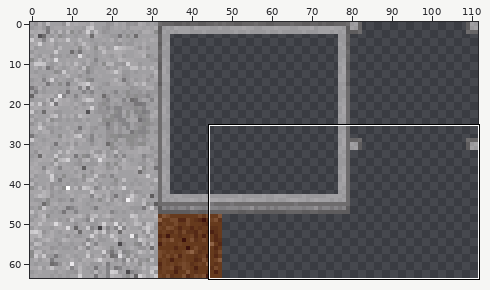
A sprite sheet gets an edit: main/resources/worlds/zesilia_tileset.png. Above: a wide view before the commit, with the close-up outlined.
Close-up. The starting point:
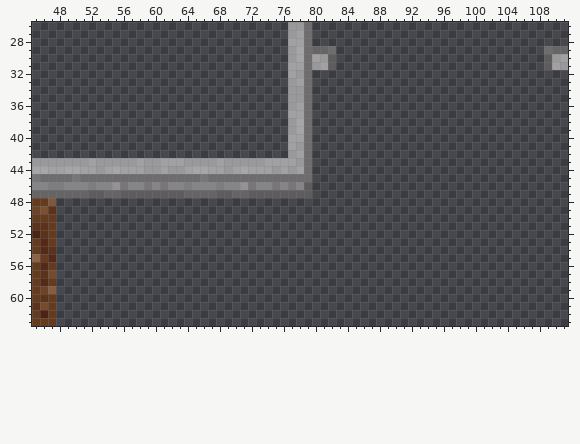
The file is 112x64 pixels. Colours within 5 levels of each other are drawn and written as one. Shown: x 45..111, y 26..63.
The result:
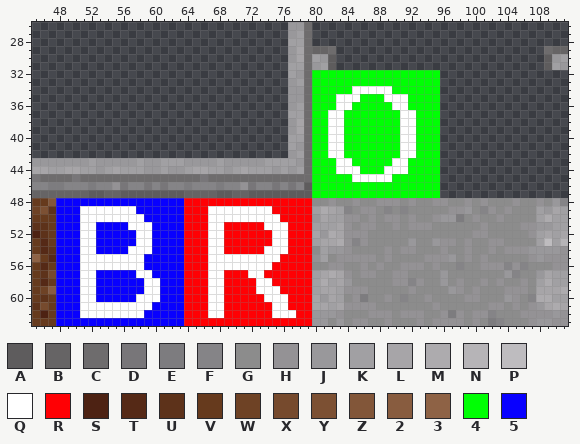
Palette (. is transparent): A #5e5c5d  B #666465  C #6e6c6d  D #787679  E #7d7c7f  F #858487  G #8c8c8c  H #949295  J #99989b  K #a1a0a3  L #a7a5a8  M #adabae  N #b6b4b7  P #bebcbf  Q #ffffff  R #ff0004  S #4d2213  T #552916  U #5d321a  V #663a1d  W #6e4225  X #764a2d  Y #7c5033  Z #825639  2 #885c3f  3 #8e6245  4 #00ff04  5 #0800ff
Change:
Changed rows in their new state; - is an unchanged pixel.
first column x 48:
32 --------------------------------4444444444444444----------------
33 --------------------------------4444444444444444----------------
34 --------------------------------44444QQQQQ444444----------------
35 --------------------------------444QQQ444QQQ4444----------------
36 --------------------------------444QQ44444QQ4444----------------
37 --------------------------------44QQ4444444QQ444----------------
38 --------------------------------44QQ4444444QQ444----------------
39 --------------------------------44QQ4444444QQ444----------------
40 --------------------------------44QQ4444444QQ444----------------
41 --------------------------------44QQ4444444QQ444----------------
42 --------------------------------44QQ4444444QQ444----------------
43 --------------------------------444QQ44444QQ4444----------------
44 --------------------------------444QQQ444QQQ4444----------------
45 --------------------------------44444QQQQQ444444----------------
46 --------------------------------4444444444444444----------------
47 --------------------------------4444444444444444----------------
48 5555555555555555RRRRRRRRRRRRRRRRGGHGGHGGHHHGHGGHHGGHGHGGGHGGHGJF
49 555QQQQQQQ555555RRRQQQQQQQQRRRRRKMLKFGHHGFGFGGGGGHHJGFHGHGGGKJLK
50 555QQQQQQQQ55555RRRQQQQQQQQQRRRRJLKKHHGHGHHGHGGHJJEGHGGHGGGGKMKK
51 555QQ5555QQQ5555RRRQQRRRRRQQQRRRKKKLHGHHGGHGHHHGGGGGGHGGGGHHJJKK
52 555QQ55555QQ5555RRRQQRRRRRRQQRRRLJMLHHHGGGGGGGGGGGGGHHGGGGGHKLKL
53 555QQ55555QQ5555RRRQQRRRRRRQQRRRKLLMHFHGGGGGJGGJHHGHGGHHGGGGKPKN
54 555QQ5555QQQ5555RRRQQRRRRRQQQRRRGKJJHGGGGHGHHGGGHGGHGGHGHHHJJJJH
55 555QQQQQQQQ55555RRRQQQQQQQQQRRRRHKGHHHHHGHGGGGHHHJGHGHGGGGGHJHHH
56 555QQQQQQQQ55555RRRQQQQQQQQRRRRRGGHHGGHGHGGHHHGHGGFGGHHHFHFGGGHH
57 555QQ55555QQ5555RRRQQRRRQQRRRRRRKLMLHGHHGGHHGGGGJGGGGGGGJFGGJLKK
58 555QQ555555QQ555RRRQQRRRRQQRRRRRKMKLJGGGGGHHFHGGJGHGGHGHGGHGKMKK
59 555QQ555555QQ555RRRQQRRRRQQQRRRRKLLKHHHGGGGGHGGGGJHGHGGGHHHGLLLM
60 555QQ55555QQQ555RRRQQRRRRRQQQRRRLJLKGHEGGHGFGGHGGGGHHGGGJHGFMMKK
61 555QQQQQQQQQ5555RRRQQRRRRRRQQRRRLLKLHHHHGGGGGGGHGGGGGGHHGHGHJLML
62 555QQQQQQQQ55555RRRQQRRRRRRQQQRRJJJHGGGHHHGHHHGGHEHGHHFGGGHHHHJH
63 5555555555555555RRRRRRRRRRRRRRRRJJGJGHHGGHGGGHGHHHHGHGEFGGGHJJHH
Where, in picture pixels (left, top, right, bottom), the same in both close-ups:
added: (56, 70, 568, 326)
